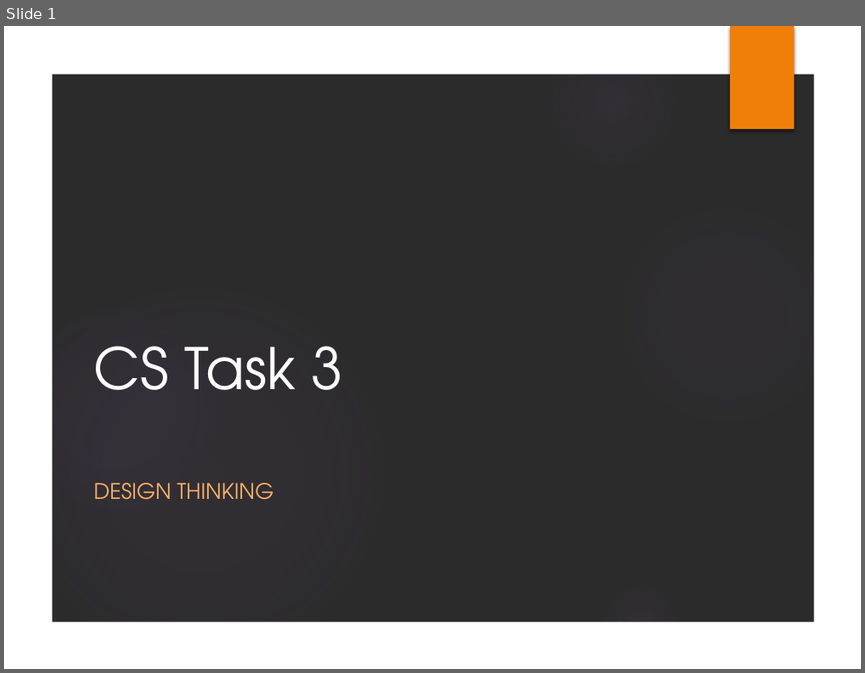
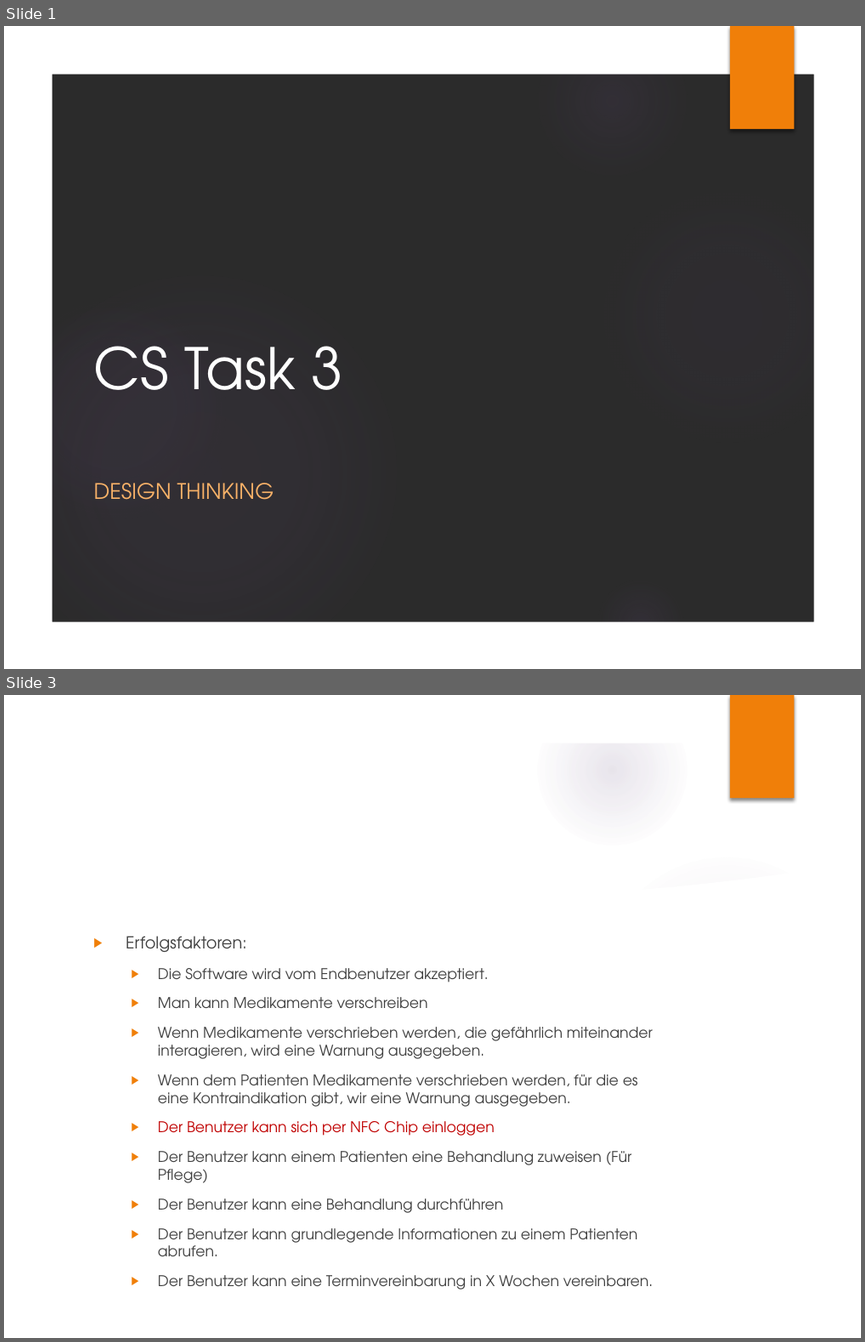
Before and after one commit to k-tipp/ch.bfh.btx8081.w2015.weiss, a slide deck: doc/CS1_Task3/Task3_Design_Thinking.pptx. Shown one above the other, each under a label of ours: slide 1 before the commit, slides 1 and 3 after it; the slides between them are not shown. The pictures are 865x673 and 865x1342 pixels, drawn with LibreOffice and Linux fonts; fonts in the diff are those of the drawing; background and template pictures are left out; a plain dark background stands for a picture behind light text. Boxes give left, top, right and bottom in pixels: in the first picture for what was removed or moved away, otherwise in the second. Text is boxed around its words. In the diff, an @@ line names an element or a change of style, - is before the commit and + after.

```diff
--- a/doc/CS1_Task3/Task3_Design_Thinking.pptx
+++ b/doc/CS1_Task3/Task3_Design_Thinking.pptx
@@ slide 3 added at [4, 695, 861, 1338], background picture (left out); not listed: 7 template elements that a slide beside it also shows @@
@@ title added at [86, 782, 680, 848], 32 pt, text #FFFFFF @@
+Scope II
@@ freeform shape added at [599, 845, 824, 912], fill #FFFFFF at 20% opacity @@
@@ freeform shape added at [49, 869, 816, 1294], fill #FFFFFF @@
@@ text added at [126, 936, 653, 1289], 12.4 pt, text #404040 @@
+▶ Erfolgsfaktoren:
+  ▶ Die Software wird vom Endbenutzer akzeptiert.
+  ▶ Man kann Medikamente verschreiben
+  ▶ Wenn Medikamente verschrieben werden, die gefährlich miteinander interagieren, wird eine Warnung ausgegeben.
+  ▶ Wenn dem Patienten Medikamente verschrieben werden, für die es eine Kontraindikation gibt, wir eine Warnung ausgegeben.
+  ▶ Der Benutzer kann sich per NFC Chip einloggen
+  ▶ Der Benutzer kann einem Patienten eine Behandlung zuweisen (Für Pflege)
+  ▶ Der Benutzer kann eine Behandlung durchführen
+  ▶ Der Benutzer kann grundlegende Informationen zu einem Patienten abrufen.
+  ▶ Der Benutzer kann eine Terminvereinbarung in X Wochen vereinbaren.
```
Also in this commit, not shown: 3 slides changed, 4 other slides added, 3 slides removed.
